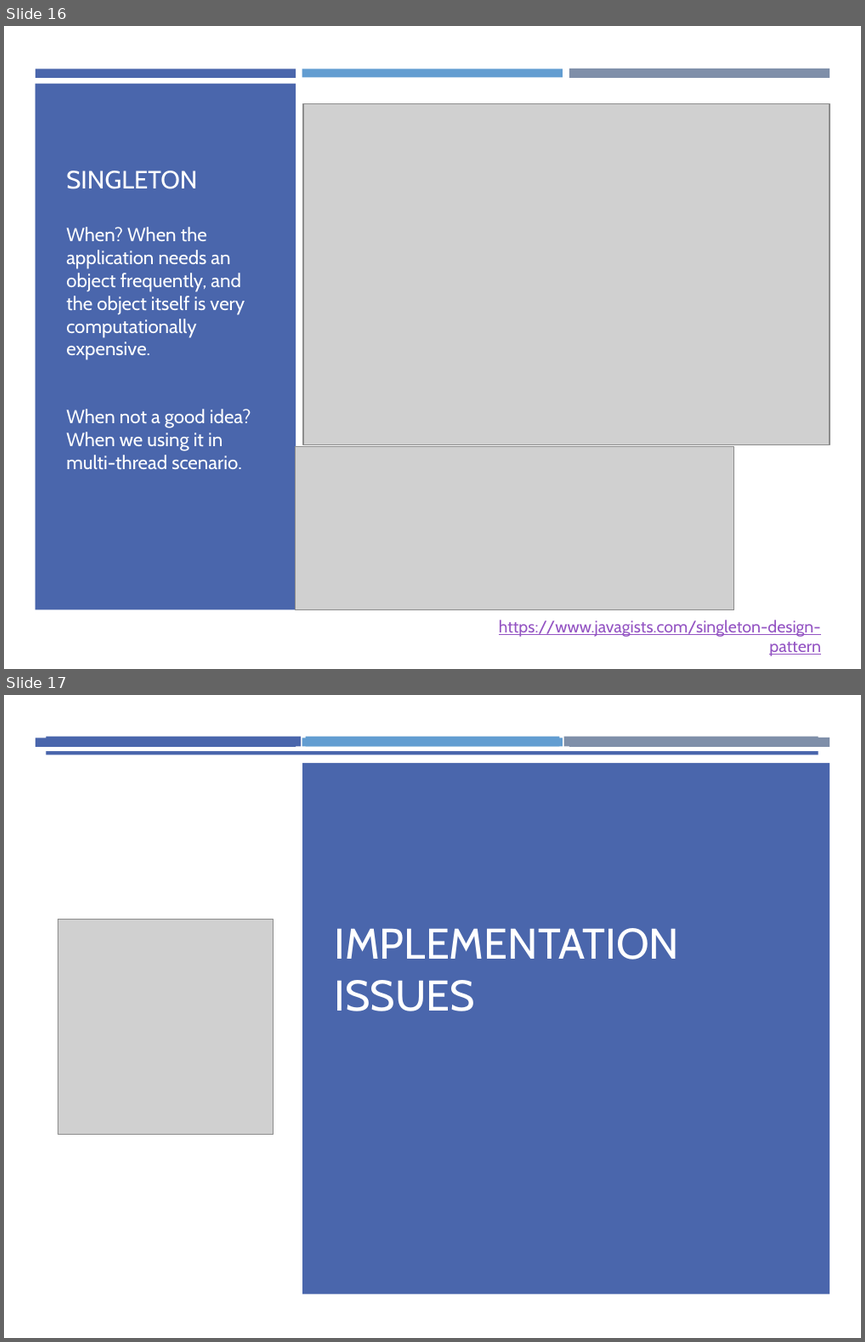
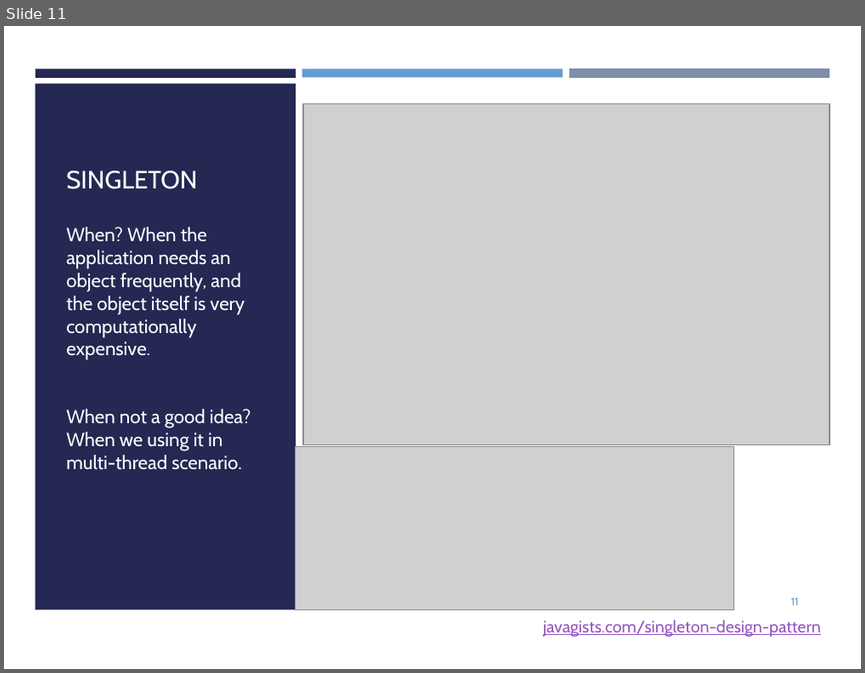
Before and after one commit to yazdipour/presentations, a slide deck: 2019Nov_Design_Implementation/Ch7.pptx. Shown one above the other, each under a label of ours: slides 16 and 17 before the commit, slide 11 after it. The pictures are 865x1342 and 865x673 pixels, drawn with LibreOffice and Linux fonts; fonts in the diff are those of the drawing; grey boxes stand for pictures. Boxes give left, top, right and bottom in pixels: in the first picture for what was removed or moved away, otherwise in the second. Text is boxed around its words. In the diff, an @@ line names an element or a change of style, - is before the commit and + after.

```diff
--- a/2019Nov_Design_Implementation/Ch7.pptx
+++ b/2019Nov_Design_Implementation/Ch7.pptx
@@ slide 17 removed at [4, 695, 861, 1338], background #FFFFFF @@
@@ rectangle removed at [35, 737, 296, 746] @@
@@ rectangle removed at [46, 736, 301, 746] @@
@@ rectangle removed at [302, 737, 562, 746] @@
@@ rectangle removed at [306, 736, 559, 746] @@
@@ rectangle removed at [564, 736, 818, 746] @@
@@ rectangle removed at [569, 737, 830, 747] @@
@@ rectangle removed at [4, 755, 861, 1338] @@
@@ rectangle removed at [46, 752, 818, 870] @@
@@ rectangle removed at [302, 763, 829, 1294] @@
@@ picture removed at [58, 919, 273, 1134] @@
@@ title removed at [335, 928, 680, 1011] @@
-IMPLEMENTATION ISSUES
@@ what was slide 16 is now slide 11 @@
@@ slide 11 changed as well @@
@@ rectangle at [35, 68, 296, 77]: fill #4A66AC to #242852 @@
@@ rectangle at [35, 84, 296, 609]: fill #4A66AC to #242852 @@
@@ page number added at [791, 597, 799, 605], 9 pt, text #629DD1 @@
+11
@@ text at [543, 619, 821, 636]: text changed @@
-https://www.javagists.com/singleton-design-pattern
+javagists.com/singleton-design-pattern
```
Also in this commit, not shown: 18 other slides changed, 5 slides added, 4 other slides removed, 3 other files.
